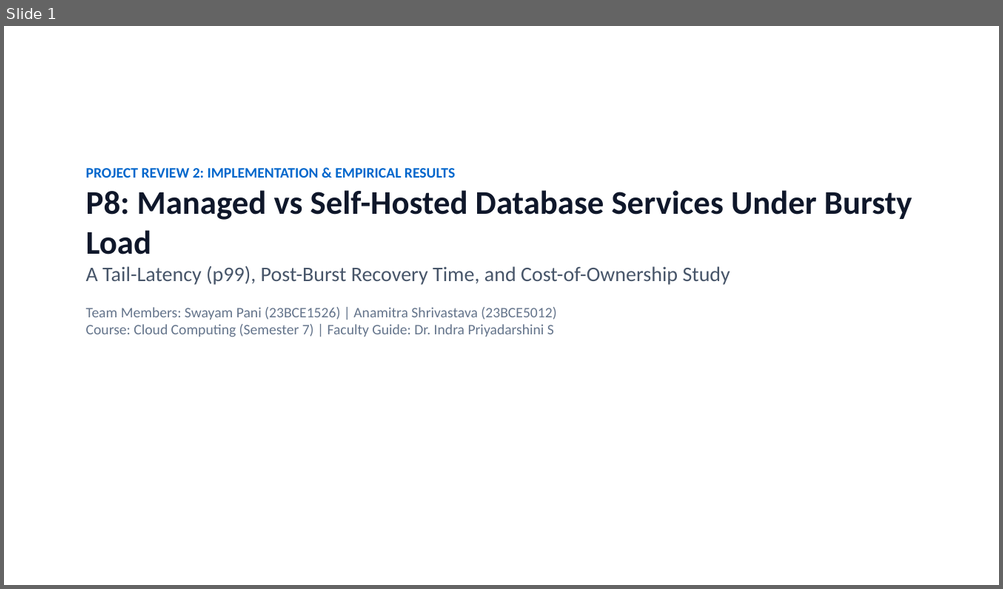
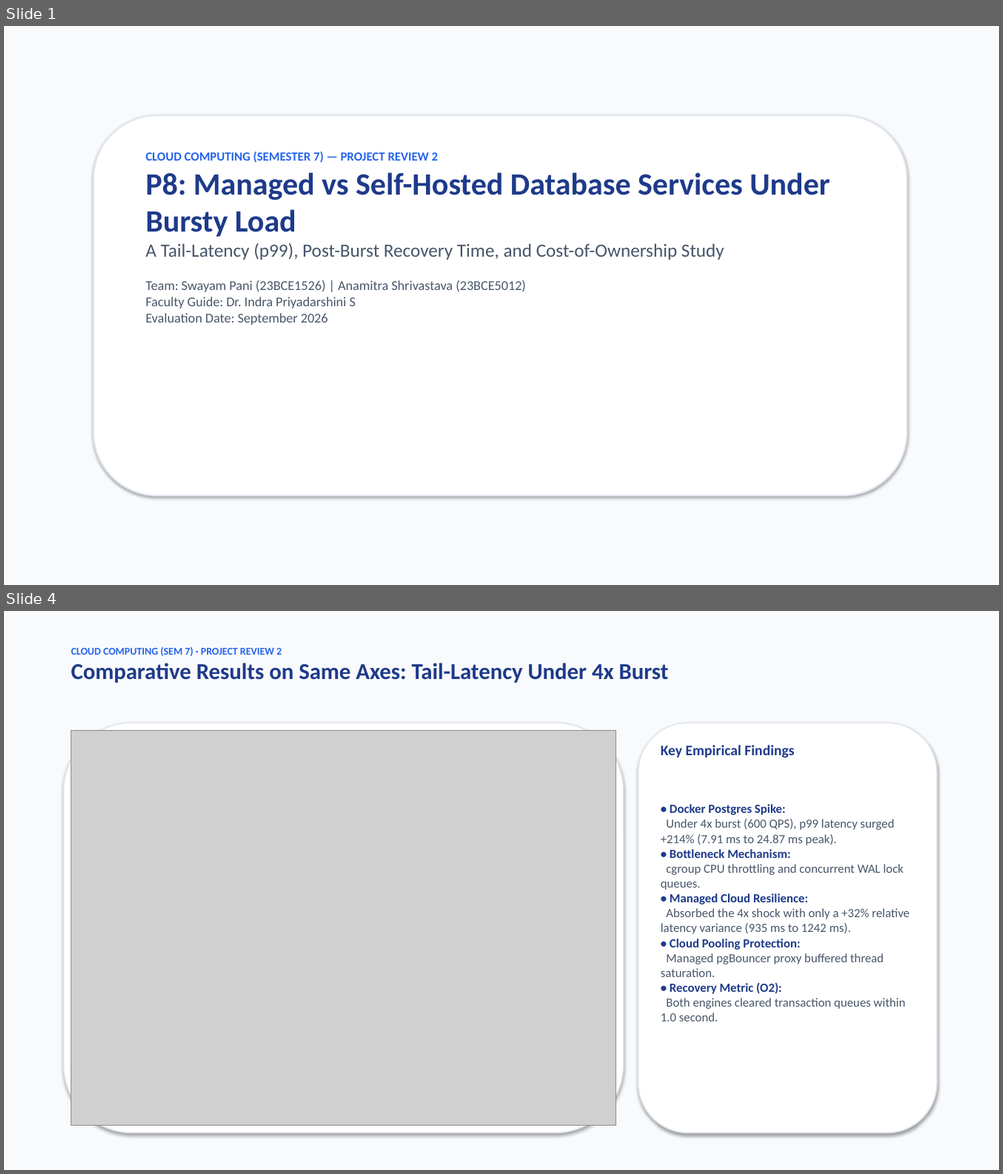
Before and after one commit to swayam-pani/Managed-Versus-Self-Hosted-Database-Services-Under-Bursty-Load, a slide deck: P8_Review2_Implementation_Results.pptx. Shown one above the other, each under a label of ours: slide 1 before the commit, slides 1 and 4 after it; the slides between them are not shown. The pictures are 1003x589 and 1003x1174 pixels, drawn with LibreOffice and Linux fonts; fonts in the diff are those of the drawing; grey boxes stand for pictures. Boxes give left, top, right and bottom in pixels: in the first picture for what was removed or moved away, otherwise in the second. Text is boxed around its words. In the diff, an @@ line names an element or a change of style, - is before the commit and + after.

Commit message:
Enhance Review 2 presentation with modern card-deck styling and embedded figures

```diff
--- a/P8_Review2_Implementation_Results.pptx
+++ b/P8_Review2_Implementation_Results.pptx
@@ slide 4 added at (4,611,999,1170), background #FFFFFF @@
@@ rectangle added at (4,611,999,1170), fill #F8FAFC @@
@@ text added at (71,647,669,683), 22 pt, text #1E3A8A, bold @@
+CLOUD COMPUTING (SEM 7) · PROJECT REVIEW 2
+Comparative Results on Same Axes: Tail-Latency Under 4x Burst
@@ rounded rectangle added at (64,723,623,1133), fill #FFFFFF, outline #E2E8F0 1.2 pt @@
@@ picture added at (71,730,616,1126) @@
@@ rounded rectangle added at (638,723,936,1133), fill #FFFFFF, outline #E2E8F0 1.2 pt @@
@@ text added at (660,745,794,758), 14 pt, text #1E3A8A, bold @@
+Key Empirical Findings
@@ text added at (660,804,909,1022), 12 pt, text #475569 @@
+• Docker Postgres Spike:
+Under 4x burst (600 QPS), p99 latency surged +214% (7.91 ms to 24.87 ms peak).
+• Bottleneck Mechanism:
+cgroup CPU throttling and concurrent WAL lock queues.
+• Managed Cloud Resilience:
+Absorbed the 4x shock with only a +32% relative latency variance (935 ms to 1242 ms).
+• Cloud Pooling Protection:
+Managed pgBouncer proxy buffered thread saturation.
+• Recovery Metric (O2):
+Both engines cleared transaction queues within 1.0 second.
@@ slide 1 changed as well @@
@@ rectangle added at (4,26,999,585), fill #F8FAFC @@
@@ rounded rectangle added at (94,116,907,496), fill #FFFFFF, outline #E2E8F0 1.5 pt @@
@@ text "CLOUD COMPUTING (SEMESTER 7) — ...": place and size @@
-text "CLOUD COMPUTING (SEMESTER 7) — ..." at (86,168,912,338)
+text "CLOUD COMPUTING (SEMESTER 7) — ..." at (145,151,829,325)
@@ text at (145,151,438,163): text changed; size 14 to 12 pt; text colour #0066CC to #2563EB @@
-PROJECT REVIEW 2: IMPLEMENTATION & EMPIRICAL RESULTS
+CLOUD COMPUTING (SEMESTER 7) — PROJECT REVIEW 2
@@ text at (145,173,829,260): size 32 to 30 pt, text colour #0F172A to #1E3A8A in "P8: Managed vs Self-Hosted Database Services Under ..."; size 20 to 18 pt in "A Tail-Latency (p99), Post-Burst Recovery Time, and ..." @@
@@ text at (145,281,526,325): text changed; size 14 to 13 pt; text colour #64748B to #475569 @@
-Team Members: Swayam Pani (23BCE1526) | Anamitra Shrivastava (23BCE5012)
-Course: Cloud Computing (Semester 7) | Faculty Guide: Dr. Indra Priyadarshini S
+Team: Swayam Pani (23BCE1526) | Anamitra Shrivastava (23BCE5012)
+Faculty Guide: Dr. Indra Priyadarshini S
+Evaluation Date: September 2026
```
Also in this commit, not shown: 7 other slides changed, 1 other slide added, 2 slides removed.
